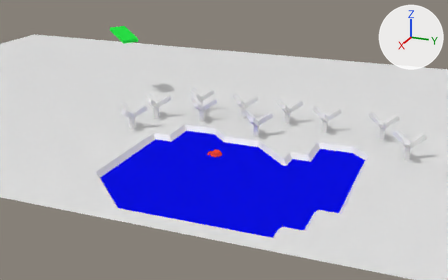
What one commit did to the Blender file 04 Shots/mz-see-shot1.blend.
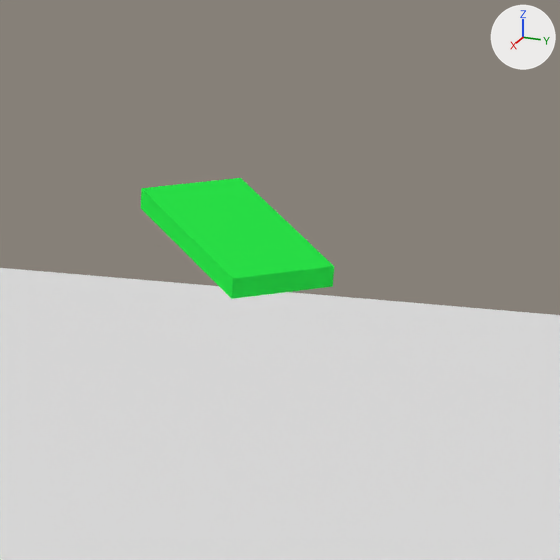
Old and new are each drawn whole from a camera (50 mm lens) standing at (25.78, 10.34, 11.2) and looking at (-1.01, -0.3, 0.51) and again close up on the part from 20% to 38% of the width and 0% to 29% of the height. The lights are fixed; the arrows at upper right show +X, +Y and +Z.

In view in the first close-up: 'landschaftSeeNeu.000', 'schiff.001'.
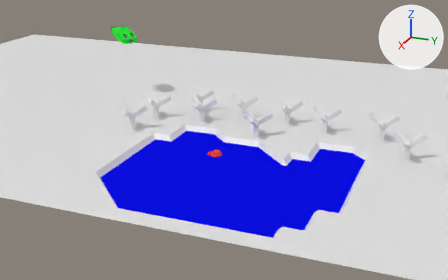
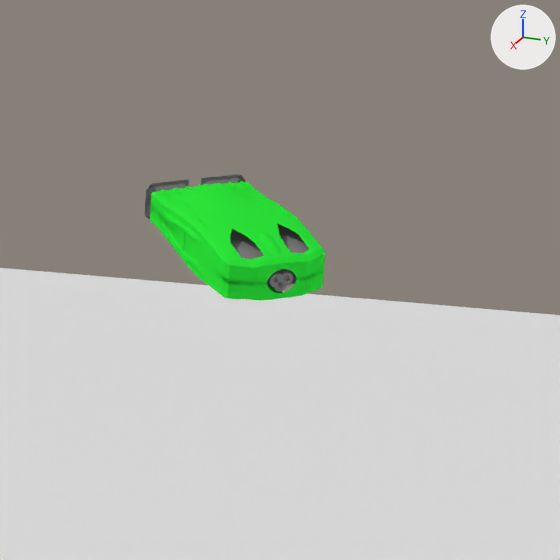
Boxes [x1, y1, x2, y2] around the edits, measured in the close-ups (560 x 560 px):
'schiff', added
    after: [145, 174, 325, 301]
'schiff.001', deleted
    before: [141, 178, 334, 299]

The change in detail:
Material 'Material.001' (mat_material_001) changes colour from green #2be749 to grey #818181; in linear values from (0.0241, 0.8, 0.0672) to (0.22, 0.22, 0.22).
Material 'Material.003' (mat_material_003) is new.
Its base color is (0.026, 0.8, 0.0421) (green #2de73a).
Mesh me_cube_1 is new.
It has 9924 vertices, 9537 faces, 29 loose edges and spans x -1.07..1.07, y -1.15..1.1, z -1.8..1.8.
Faces by material slot: [3251, 6286].
It uses material mat_material_001 (grey #818181).
It uses material mat_material_003 (green #2de73a).
col_schiff (col_schiff) loses the line: col_schiff.objects.link(ob_cube_004)
col_schiff (col_schiff) gains the line: col_schiff.objects.link(ob_figur)
Object 'schiff.001' (ob_schiff_001) is deleted.
Object 'Cube.004' (ob_cube_004) is deleted.
Object 'figur' (ob_figur) is new; it shows me_cube_1.
Its location is (0.0, 0.0, 0.0).
Its rotation in degrees is (0, 0, -90).
Its scale is (0.489, 0.856, 0.155).
Object 'schiff' (ob_schiff) is new.
Its location is (-8.07, -9.867, 3.816).
Its rotation in degrees is (0, 195, 55).
Its show instancer for render is False.
Its instance type is 'COLLECTION'.
Its instance collection is col_schiff.
